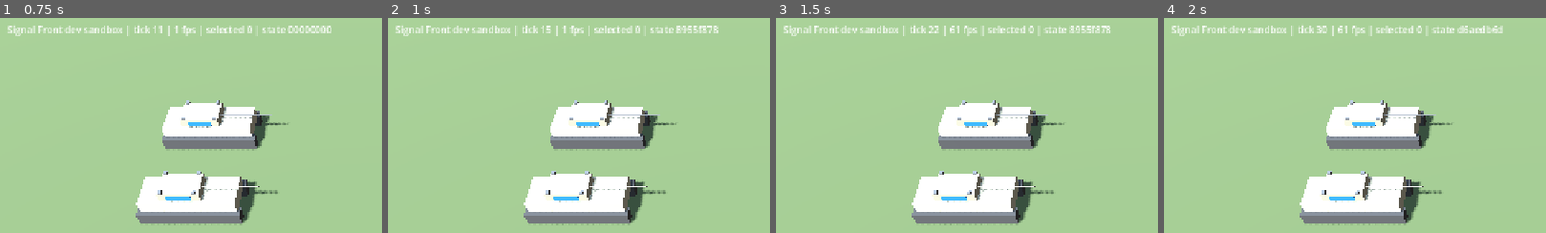
Above: before the commit, frames 1-4 (left to right).
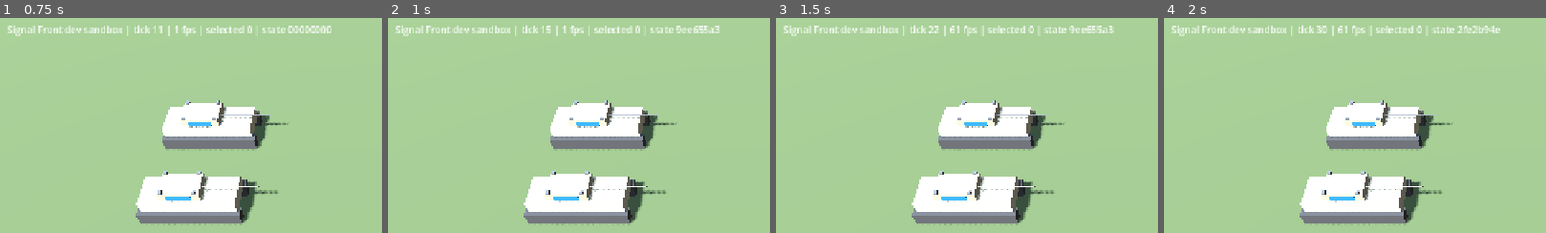
Above: after the commit, the same moments.

Repository: jamonlineph/project-zero-hour
Game: Godot game, scene res://scenes/main.tscn
Same seed, same stepped clock (60 frames per second), same inputs: the game is played once before the commit and once after it.
Inputs (mouse positions are % of the whole screen's width and height, from its top left):
- Up to frame 1 (0.75 s): tap Enter at 0.5 s; move the mouse to (72, 45) at 0.52 s; tap Down (cam_back) at 0.6 s; click (72, 45) at 0.67 s
- Up to frame 2 (1 s): no input
- Up to frame 3 (1.5 s): drag from (30, 55) to (45, 70) at 1.27 s
- Up to frame 4 (2 s): no input
The pictures show only the part of the screen within x 0-50%, y 0-50%; the shares and areas given below are measured in that part.

Frame 1 is identical in both runs. In frame 2, 0.2% of the frame differs, in the area x 75-87%, y 3-8%; in frame 3, 0.2%; in frame 4, 0.2%, in the area x 76-89%, y 3-8%.

Commit message:
feat(sim): vision and fog of war [P1-11]
- SimVision: per-team visible and explored layers on 8 m cells, rebuilt
  every 3 ticks from units' vision_cm; allies (player_team) share vision.
- Only visible enemies can be targeted, ordered to attack or clicked;
  attack orders end when the target drops out of sight.
- The view hides enemy units the local player can't see.
- 4 new tests; earlier tests now use spotters or longer sight where they
  shot at enemies beyond vision.

Co-Authored-By: Claude Opus 5.5 <noreply@anthropic.com>
Claude-Session: https://claude.ai/code/session_01KvzxVCAs94MwF5XZ3itDiM

Diff:
--- a/game/data/units/ru_mbt.json
+++ b/game/data/units/ru_mbt.json
@@ -10,6 +10,7 @@
   "speed_cm_per_s": 700,
   "turn_rate_deg_per_s": 80,
   "radius_cm": 300,
+  "vision_cm": 4500,
   "weapons": [
     "tank_cannon_125"
   ],
--- a/game/data/units/ru_motor_rifle_squad.json
+++ b/game/data/units/ru_motor_rifle_squad.json
@@ -9,6 +9,7 @@
   "cost": 200,
   "speed_cm_per_s": 360,
   "radius_cm": 150,
+  "vision_cm": 4000,
   "weapons": [
     "assault_rifles"
   ],
--- a/game/data/units/us_mbt.json
+++ b/game/data/units/us_mbt.json
@@ -10,6 +10,7 @@
   "speed_cm_per_s": 750,
   "turn_rate_deg_per_s": 90,
   "radius_cm": 320,
+  "vision_cm": 5000,
   "weapons": [
     "tank_cannon_120"
   ],
--- a/game/data/units/us_rifle_squad.json
+++ b/game/data/units/us_rifle_squad.json
@@ -9,6 +9,7 @@
   "cost": 250,
   "speed_cm_per_s": 380,
   "radius_cm": 150,
+  "vision_cm": 4500,
   "weapons": [
     "assault_rifles"
   ],
--- a/game/src/data/content_db.gd
+++ b/game/src/data/content_db.gd
@@ -168,6 +168,8 @@
 	u.cost = _req_int(src, "cost", path, 0)
 	u.speed = Fx.from_ratio(_req_int(src, "speed_cm_per_s", path, 0), 100 * SimWorld.TICK_RATE)
 	u.radius = Fx.from_ratio(_req_int(src, "radius_cm", path, 1), 100)
+	if src.has("vision_cm"):
+		u.vision = Fx.from_ratio(_req_int(src, "vision_cm", path, 0), 100)
 	# Optional. Missing or 0 means the unit turns instantly (infantry, drones).
 	if src.has("turn_rate_deg_per_s"):
 		var deg_per_s: int = _req_int(src, "turn_rate_deg_per_s", path, 0)
--- a/game/src/data/unit_def.gd
+++ b/game/src/data/unit_def.gd
@@ -13,6 +13,7 @@
 var speed: int = 0              ## fixed-point meters per tick
 var turn_rate: int = Fx.ANGLE_FULL  ## binary angle units per tick; ANGLE_FULL = turns instantly
 var radius: int = 0             ## fixed-point meters
+var vision: int = 45 * Fx.ONE   ## sight radius, fixed-point meters (data: vision_cm)
 var weapons: Array[WeaponDef] = []
 var model_path: String = ""     ## res:// path to a .glb; may not exist yet
 var icon_path: String = ""      ## res:// path to a .png build icon; may not exist yet
--- a/game/src/input/selection_controller.gd
+++ b/game/src/input/selection_controller.gd
@@ -297,6 +297,9 @@
 		var owner_id: int = runner.world.entities[id].player_id
 		if (owner_id == local_player_id) != own or (not own and owner_id == 0):
 			continue
+		var ent: SimEntity = runner.world.entities[id]
+		if not own and not runner.world.can_see(local_player_id, ent.x, ent.y):
+			continue
 		var sp: Variant = _screen_pos(id)
 		if sp == null:
 			continue
--- a/game/src/main/main.gd
+++ b/game/src/main/main.gd
@@ -46,6 +46,7 @@
 	game_view = GameView.new()
 	game_view.name = "GameView"
 	game_view.setup(world, content)
+	game_view.local_player_id = LOCAL_PLAYER
 	add_child(game_view)
 	game_view.sync(0.0)
 
--- a/game/src/sim/sim_entity.gd
+++ b/game/src/sim/sim_entity.gd
@@ -20,6 +20,7 @@
 var facing: int = 0             ## binary angle (Fx.ANGLE_FULL per turn); 0 = +X, 1024 = +Y
 var prev_facing: int = 0        ## facing at the start of the tick, for view interpolation
 var radius: int = 0             ## fixed-point meters
+var vision: int = 0             ## sight radius, fixed-point meters
 var hp: int = 0
 var max_hp: int = 0
 var dead: bool = false          ## set when hp reaches 0; removed at the end of the tick
@@ -46,6 +47,7 @@
 	h.add_int(y)
 	h.add_int(facing)
 	h.add_int(radius)
+	h.add_int(vision)
 	h.add_int(hp)
 	h.add_int(max_hp)
 	h.add_bool(dead)
--- /dev/null
+++ b/game/src/sim/sim_vision.gd
@@ -0,0 +1,116 @@
+class_name SimVision
+extends RefCounted
+## Per-team fog of war (P1-11).
+##
+## The map is divided into 8 m vision cells. Every UPDATE_INTERVAL ticks each
+## team's "visible" layer is rebuilt from its units' vision circles, and every
+## visible cell is also marked "explored" (remembered forever). Teams share
+## vision between all their players. Ints only.
+
+const CELL: int = 8 * Fx.ONE
+const UPDATE_INTERVAL: int = 3
+
+var cols: int = 1
+var rows: int = 1
+var _visible: Dictionary[int, PackedByteArray] = {}    ## team -> 1 per visible cell
+var _explored: Dictionary[int, PackedByteArray] = {}   ## team -> 1 per explored cell
+var _circles: Dictionary[int, PackedInt32Array] = {}   ## radius in cells -> flat (dx, dy) pairs
+
+
+func _init(map_width: int, map_height: int) -> void:
+	cols = maxi(1, (map_width + CELL - 1) / CELL)
+	rows = maxi(1, (map_height + CELL - 1) / CELL)
+
+
+func cell_index(x: int, y: int) -> int:
+	return clampi(y / CELL, 0, rows - 1) * cols + clampi(x / CELL, 0, cols - 1)
+
+
+func is_visible(team: int, x: int, y: int) -> bool:
+	var layer: PackedByteArray = _visible.get(team, PackedByteArray())
+	return not layer.is_empty() and layer[cell_index(x, y)] != 0
+
+
+func is_explored(team: int, x: int, y: int) -> bool:
+	var layer: PackedByteArray = _explored.get(team, PackedByteArray())
+	return not layer.is_empty() and layer[cell_index(x, y)] != 0
+
+
+## Rebuilds every team's visible layer from its living units' vision.
+func update(world: SimWorld) -> void:
+	var fresh: Dictionary[int, PackedByteArray] = {}
+	for id: int in world.entity_ids:
+		var e: SimEntity = world.entities[id]
+		if e.dead or e.player_id == 0 or e.vision <= 0:
+			continue
+		var team: int = world.team_of(e.player_id)
+		if not fresh.has(team):
+			var layer := PackedByteArray()
+			layer.resize(cols * rows)
+			layer.fill(0)
+			fresh[team] = layer
+		_stamp(fresh, team, e.x / CELL, e.y / CELL, (e.vision + CELL / 2) / CELL)
+	for team: int in fresh:
+		_visible[team] = fresh[team]
+		if not _explored.has(team):
+			var ex := PackedByteArray()
+			ex.resize(cols * rows)
+			ex.fill(0)
+			_explored[team] = ex
+		var explored: PackedByteArray = _explored[team]
+		var vis: PackedByteArray = fresh[team]
+		for i: int in vis.size():
+			if vis[i] != 0:
+				explored[i] = 1
+		_explored[team] = explored
+	# Teams that lost every unit see nothing.
+	for team: int in _visible.keys():
+		if not fresh.has(team):
+			var empty := PackedByteArray()
+			empty.resize(cols * rows)
+			empty.fill(0)
+			_visible[team] = empty
+
+
+func _stamp(layers: Dictionary[int, PackedByteArray], team: int, cx: int, cy: int, r: int) -> void:
+	var layer: PackedByteArray = layers[team]
+	var offsets: PackedInt32Array = _circle(r)
+	for k: int in range(0, offsets.size(), 2):
+		var x: int = cx + offsets[k]
+		var y: int = cy + offsets[k + 1]
+		if x >= 0 and y >= 0 and x < cols and y < rows:
+			layer[y * cols + x] = 1
+	layers[team] = layer
+
+
+func _circle(r: int) -> PackedInt32Array:
+	if _circles.has(r):
+		return _circles[r]
+	var out := PackedInt32Array()
+	for dy: int in range(-r, r + 1):
+		for dx: int in range(-r, r + 1):
+			if dx * dx + dy * dy <= r * r + r:
+				out.append(dx)
+				out.append(dy)
+	_circles[r] = out
+	return out
+
+
+func write_hash(h: SimHash) -> void:
+	var teams: Array[int] = []
+	for t: int in _explored:
+		teams.append(t)
+	teams.sort()
+	for team: int in teams:
+		h.add_int(team)
+		var vis: PackedByteArray = _visible.get(team, PackedByteArray())
+		var ex: PackedByteArray = _explored[team]
+		var vis_sum: int = 0
+		var ex_sum: int = 0
+		for i: int in ex.size():
+			if ex[i] != 0:
+				ex_sum += i + 1
+			if not vis.is_empty() and vis[i] != 0:
+				vis_sum += (i + 1) * 3
+		h.add_int(vis_sum)
+		h.add_int(ex_sum)
--- a/game/src/sim/sim_world.gd
+++ b/game/src/sim/sim_world.gd
@@ -23,6 +23,9 @@
 var entities: Dictionary[int, SimEntity] = {}
 var entity_ids: Array[int] = []   ## ascending ids: always iterate this
 var damage_matrix: DamageMatrix = DamageMatrix.new()
+var vision: SimVision
+## Player -> team. Players not listed are on a team of their own (team = id).
+var player_team: Dictionary[int, int] = {}
 var projectiles: Array[SimProjectile] = []   ## in creation order
 ## What happened this tick, for the view and audio (not part of the state hash).
 ## Dictionaries with a "type": "fired", "hit" or "died".
@@ -53,6 +56,20 @@
 	pathfinder = Pathfinder.new(new_map)
 	map_width = new_map.width_cells * SimMap.CELL
 	map_height = new_map.height_cells * SimMap.CELL
+	vision = SimVision.new(map_width, map_height)
+
+
+func team_of(player_id: int) -> int:
+	return player_team.get(player_id, player_id)
+
+
+func are_enemies(player_a: int, player_b: int) -> bool:
+	return player_a != 0 and player_b != 0 and team_of(player_a) != team_of(player_b)
+
+
+## True if `player_id`'s team currently sees the point (fixed-point meters).
+func can_see(player_id: int, x: int, y: int) -> bool:
+	return vision.is_visible(team_of(player_id), x, y)
 
 
 ## Adds a unit and returns its id. x and y are fixed-point meters; facing is a
@@ -71,6 +88,7 @@
 	e.facing = Fx.wrap_angle(facing)
 	e.prev_facing = e.facing
 	e.radius = def.radius
+	e.vision = def.vision
 	e.max_hp = def.max_hp
 	e.hp = def.max_hp
 	if def.speed > 0:
@@ -112,6 +130,8 @@
 	PathingSystem.step(self)
 	MovementSystem.step(self)
 	SeparationSystem.step(self)
+	if tick % SimVision.UPDATE_INTERVAL == 0:
+		vision.update(self)
 	_rebuild_index()
 	CombatSystem.step(self)
 	_remove_dead()
@@ -191,6 +211,7 @@
 	h.add_int(tick)
 	h.add_int(rng.state)
 	map.write_hash(h)
+	vision.write_hash(h)
 	h.add_int(entity_ids.size())
 	for id: int in entity_ids:
 		entities[id].write_hash(h)
@@ -294,7 +315,7 @@
 ## to hit it ignore the order.
 func _apply_attack(c: SimCommand) -> void:
 	var t: SimEntity = get_entity(c.target_entity)
-	if t == null or t.dead or t.player_id == c.player_id or t.player_id == 0:
+	if t == null or t.dead or not are_enemies(c.player_id, t.player_id) or not can_see(c.player_id, t.x, t.y):
 		return
 	for e: SimEntity in _owned_entities(c):
 		var able: bool = false
--- a/game/src/sim/systems/combat_system.gd
+++ b/game/src/sim/systems/combat_system.gd
@@ -2,9 +2,9 @@
 extends RefCounted
 ## Weapons: targeting, reloading, firing, projectiles and impacts (P1-08).
 ##
-## - Targets: enemies (another non-neutral player) whose armor class the weapon
-##   can hit, within range (center distance minus the target's radius) and
-##   outside min range. Best target = units before structures, then nearest,
+## - Targets: visible enemies (another team, not neutral) whose armor class the
+##   weapon can hit, within range (center distance minus the target's radius)
+##   and outside min range. Best target = units before structures, then nearest,
 ##   then lowest id. Units without a target look for one every
 ##   ACQUIRE_INTERVAL ticks (staggered by id), or right after losing one.
 ## - Weapons fire regardless of facing (turrets); units that stand still turn
@@ -26,7 +26,7 @@
 				w.cooldown -= 1
 			var t: SimEntity = world.get_entity(w.target_id) if w.target_id != 0 else null
 			var lost: bool = false
-			if t != null and not _valid_target(e, w, t):
+			if t != null and not _valid_target(world, e, w, t):
 				# An ATTACK order keeps its target while chasing it out of range.
 				var chasing: bool = e.order == SimEntity.Order.ATTACK and e.order_target_id == t.id and not t.dead
 				if not chasing:
@@ -55,13 +55,10 @@
 	return dist <= reach and dist >= w.min_range
 
 
-static func _valid_target(e: SimEntity, w: SimWeapon, t: SimEntity) -> bool:
-	return not t.dead and _is_enemy(e.player_id, t.player_id) \
-			and DamageMatrix.can_target(w.targets, t.armor_class) and in_range(e, w, t)
-
-
-static func _is_enemy(player_a: int, player_b: int) -> bool:
-	return player_a != player_b and player_b != 0
+static func _valid_target(world: SimWorld, e: SimEntity, w: SimWeapon, t: SimEntity) -> bool:
+	return not t.dead and world.are_enemies(e.player_id, t.player_id) \
+			and DamageMatrix.can_target(w.targets, t.armor_class) and in_range(e, w, t) \
+			and world.can_see(e.player_id, t.x, t.y)
 
 
 static func _acquire(world: SimWorld, e: SimEntity, w: SimWeapon) -> SimEntity:
@@ -69,9 +66,11 @@
 	var best_structure: bool = true
 	var best_dist: int = 0
 	for t: SimEntity in world.query_radius(e.x, e.y, w.max_range + SimWorld.MAX_UNIT_RADIUS):
-		if t.dead or not _is_enemy(e.player_id, t.player_id):
+		if t.dead or not world.are_enemies(e.player_id, t.player_id):
 			continue
 		if not DamageMatrix.can_target(w.targets, t.armor_class) or not in_range(e, w, t):
+			continue
+		if not world.can_see(e.player_id, t.x, t.y):
 			continue
 		var structure: bool = t.armor_class == "structure"
 		var dist: int = Fx.length(t.x - e.x, t.y - e.y)
@@ -163,7 +162,7 @@
 			world.apply_damage(t, damage, damage_type, attacker_id)
 		return
 	for t: SimEntity in world.query_radius(x, y, splash_radius + SimWorld.MAX_UNIT_RADIUS):
-		if t.dead or not _is_enemy(player_id, t.player_id):
+		if t.dead or not world.are_enemies(player_id, t.player_id):
 			continue
 		var dist: int = maxi(0, Fx.length(t.x - x, t.y - y) - t.radius)
 		if dist > splash_radius:
--- a/game/src/sim/systems/order_system.gd
+++ b/game/src/sim/systems/order_system.gd
@@ -30,7 +30,8 @@
 
 static func _attack(world: SimWorld, e: SimEntity) -> void:
 	var t: SimEntity = world.get_entity(e.order_target_id)
-	if t == null or t.dead:
+	# Lose the target if it dies or drops out of sight (no chasing ghosts).
+	if t == null or t.dead or not world.can_see(e.player_id, t.x, t.y):
 		e.order = SimEntity.Order.IDLE
 		e.order_target_id = 0
 		if e.mover != null:
--- a/game/src/view/game_view.gd
+++ b/game/src/view/game_view.gd
@@ -5,6 +5,8 @@
 
 var world: SimWorld
 var content: ContentDb
+## Units of other teams are only drawn where this player can see (fog of war).
+var local_player_id: int = 1
 var _views: Dictionary[int, UnitView] = {}
 
 
@@ -23,7 +25,10 @@
 			_views[id].queue_free()
 			_views.erase(id)
 	for id: int in world.entity_ids:
-		_views[id].update_from_sim(world.entities[id], alpha)
+		var e: SimEntity = world.entities[id]
+		var v: UnitView = _views[id]
+		v.update_from_sim(e, alpha)
+		v.visible = not world.are_enemies(local_player_id, e.player_id) or world.can_see(local_player_id, e.x, e.y)
 
 
 ## Simple placeholder effects for sim events until P1-28 adds real ones: a
--- a/game/tests/smoke_main.gd
+++ b/game/tests/smoke_main.gd
@@ -70,25 +70,26 @@
 		quit(1)
 
 
-## Orders the player's units to attack an enemy and waits for damage.
+## Attack-moves the player's units toward the enemy and waits for damage.
 func _check_attack(world: SimWorld, selection: SelectionController) -> PackedStringArray:
 	var problems: PackedStringArray = []
-	var target_id: int = 0
+	var enemies: Array[int] = []
 	for id: int in world.entity_ids:
 		if world.entities[id].player_id == 2:
-			target_id = id
-			break
-	if target_id == 0:
+			enemies.append(id)
+	if enemies.is_empty():
 		problems.append("no enemy unit to attack")
 		return problems
+	var first: SimEntity = world.get_entity(enemies[0])
 	selection.box_select(Rect2(Vector2(-10000, -10000), Vector2(20000, 20000)))
-	selection.order_attack(target_id)
-	for i: int in 1200:
+	selection.runner.submit(SimCommand.make_attack_move(selection.selected, first.x, first.y))
+	for i: int in 1500:
 		await process_frame
-		var t: SimEntity = world.get_entity(target_id)
-		if t == null or t.hp < t.max_hp:
-			return problems
-	problems.append("an attack order dealt no damage within 1200 frames")
+		for id: int in enemies:
+			var t: SimEntity = world.get_entity(id)
+			if t == null or t.hp < t.max_hp:
+				return problems
+	problems.append("an attack-move toward the enemy dealt no damage within 1500 frames")
 	return problems
 
 
--- a/game/tests/unit/test_combat.gd
+++ b/game/tests/unit/test_combat.gd
@@ -114,6 +114,7 @@
 	var mortar: WeaponDef = _content().get_weapon("test_mortar")
 	var shooter: int = _spawn(world, "us_rifle_squad", 1, 20, 50)
 	world.get_entity(shooter).weapons = [SimWeapon.from_def(mortar)] as Array[SimWeapon]
+	world.get_entity(shooter).vision = Fx.from_int(100)   # mortars need someone to see far
 	var e1: int = _spawn(world, "ru_motor_rifle_squad", 2, 70, 50)
 	var e2: int = _spawn(world, "ru_motor_rifle_squad", 2, 72, 52)
 	var friend: int = _spawn(world, "us_rifle_squad", 1, 71, 48)
@@ -133,6 +134,7 @@
 	var world := _world()
 	var shooter: int = _spawn(world, "us_rifle_squad", 1, 20, 50)
 	world.get_entity(shooter).weapons = [SimWeapon.from_def(_content().get_weapon("test_mortar"))] as Array[SimWeapon]
+	world.get_entity(shooter).vision = Fx.from_int(100)
 	var target: int = _spawn(world, "ru_motor_rifle_squad", 2, 80, 50)
 	world.get_entity(target).weapons.clear()
 	var fired_at: int = -1
@@ -154,6 +156,10 @@
 	var hunter: int = _spawn(world, "us_mbt", 1, 20, 50)
 	var prey: int = _spawn(world, "ru_motor_rifle_squad", 2, 150, 120)
 	world.get_entity(prey).weapons.clear()
+	# A friendly spotter near the prey shares its vision with the hunter.
+	var spotter: int = _spawn(world, "us_rifle_squad", 1, 160, 140)
+	world.get_entity(spotter).weapons.clear()
+	world.step()
 	_command(world, SimCommand.make_attack([hunter], prey))
 	_run(world, 15 * 60)
 	assert_false(world.entities.has(prey), "the target survived")
--- /dev/null
+++ b/game/tests/unit/test_vision.gd
@@ -0,0 +1,65 @@
+extends TestCase
+# Vision and fog of war (P1-11).
+
+
+func _def(vision_m: int) -> UnitDef:
+	var d := UnitDef.new()
+	d.id = "eye"
+	d.max_hp = 100
+	d.speed = Fx.from_int(1)
+	d.radius = Fx.from_int(1)
+	d.vision = Fx.from_int(vision_m)
+	return d
+
+
+func test_units_see_within_their_vision_radius() -> void:
+	var world := SimWorld.new(1, 200, 200)
+	world.spawn_unit(_def(40), 1, Fx.from_int(50), Fx.from_int(50))
+	world.step()
+	assert_true(world.can_see(1, Fx.from_int(60), Fx.from_int(60)))
+	assert_true(world.can_see(1, Fx.from_int(85), Fx.from_int(50)))
+	assert_false(world.can_see(1, Fx.from_int(150), Fx.from_int(150)))
+	assert_false(world.can_see(2, Fx.from_int(50), Fx.from_int(50)), "other players see nothing")
+
+
+func test_explored_ground_is_remembered() -> void:
+	var world := SimWorld.new(1, 200, 200)
+	var id: int = world.spawn_unit(_def(30), 1, Fx.from_int(30), Fx.from_int(30))
+	world.step()
+	var c := SimCommand.make_move([id], Fx.from_int(170), Fx.from_int(170))
+	c.player_id = 1
+	c.tick = world.tick
+	world.queue_command(c)
+	for i: int in 300:
+		world.step()
+	assert_false(world.can_see(1, Fx.from_int(30), Fx.from_int(30)), "start area should be fogged again")
+	assert_true(world.vision.is_explored(1, Fx.from_int(30), Fx.from_int(30)), "start area should stay explored")
+
+
+func test_allies_share_vision() -> void:
+	var world := SimWorld.new(1, 200, 200)
+	world.player_team = {1: 1, 3: 1, 2: 2}
+	world.spawn_unit(_def(30), 3, Fx.from_int(150), Fx.from_int(150))
+	world.step()
+	assert_true(world.can_see(1, Fx.from_int(150), Fx.from_int(150)), "player 1 should see through ally 3")
+	assert_false(world.are_enemies(1, 3))
+	assert_true(world.are_enemies(1, 2))
+
+
+func test_cannot_target_unseen_enemies() -> void:
+	var db := ContentDb.new()
+	db.load_all()
+	var world := SimWorld.new(1, 200, 200)
+	world.damage_matrix = db.damage_matrix
+	var tank: int = world.spawn_unit(db.get_unit("us_mbt"), 1, Fx.from_int(50), Fx.from_int(50))
+	world.get_entity(tank).vision = Fx.from_int(10)   # nearly blind
+	var enemy: int = world.spawn_unit(db.get_unit("ru_motor_rifle_squad"), 2, Fx.from_int(90), Fx.from_int(50))
+	world.get_entity(enemy).weapons.clear()
+	for i: int in 60:
+		world.step()
+	assert_eq(world.get_entity(enemy).hp, world.get_entity(enemy).max_hp, "fired at an enemy it could not see")
+	# A friendly spotter next to the enemy lets the tank shoot.
+	world.spawn_unit(db.get_unit("us_rifle_squad"), 1, Fx.from_int(95), Fx.from_int(60))
+	for i: int in 60:
+		world.step()
+	assert_true(world.get_entity(enemy) == null or world.get_entity(enemy).hp < world.get_entity(enemy).max_hp)
Not shown, added: game/src/sim/sim_vision.gd.uid
Not shown, added: game/tests/unit/test_vision.gd.uid
Not shown, changed: docs/02-architecture.md
Not shown, changed: docs/design/mechanics.md
Not shown, changed: tasks/BACKLOG.md
